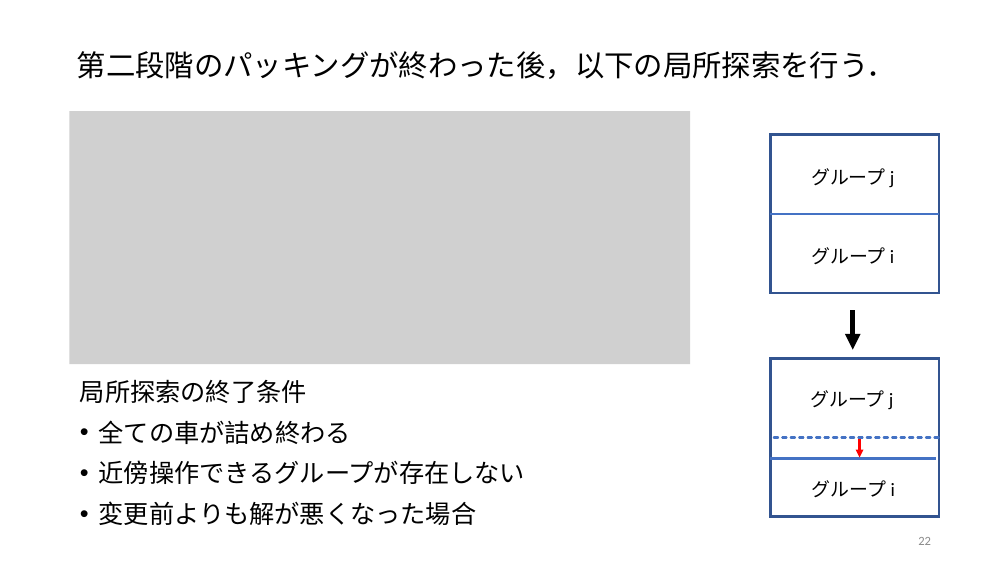
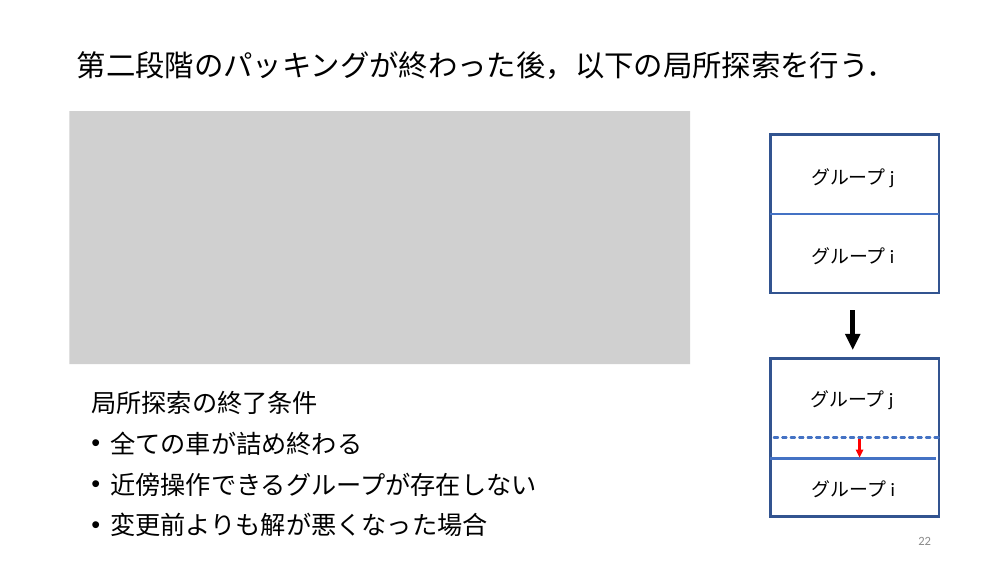
Before and after one commit to r-kurosu/kline, a slide deck: slide 22 of 卒論発表用スライド.pptx. Drawn at 1008x567 pixels with LibreOffice and Linux fonts; fonts in the diff are those of the drawing; grey boxes stand for pictures. Boxes give left, top, right and bottom in pixels: in the first picture for what was removed or moved away, otherwise in the second. Text is boxed around its words. In the diff, an @@ line names an element or a change of style, - is before the commit and + after.

```diff
--- a/卒論発表用スライド.pptx
+++ b/卒論発表用スライド.pptx
@@ text "局所探索の終了条件": place and size @@
-text "局所探索の終了条件" at <box>80,379,525,525</box>
+text "局所探索の終了条件" at <box>91,390,536,536</box>
```
Also in this commit, not shown: 3 other slides changed, 1 other file.
